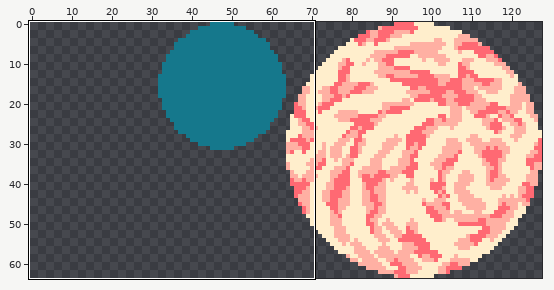
Sprite sheet -- resources/textures/planets.png. The picture above shows the old version from afar; the outline marks the close-up.
Close-up. The starting point:
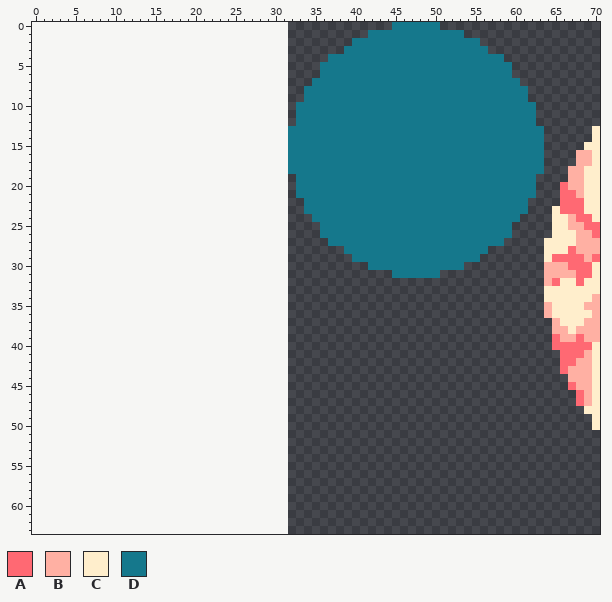
The file is 96x64 pixels. Shown: x 0..70, y 0..63. The old version is drawn lined up with the new one, on the new canvas.
Palette (. is transparent): A #ff6973  B #ffb0a3  C #ffeecc  D #15788c
Pixels before (only the part around the change), first column x 0:
 0 .............................................DDDDDD....................
 1 ..........................................DDDDDDDDDDDD.................
 2 ........................................DDDDDDDDDDDDDDDD...............
 3 .......................................DDDDDDDDDDDDDDDDDD..............
 4 .....................................DDDDDDDDDDDDDDDDDDDDDD............
 5 ....................................DDDDDDDDDDDDDDDDDDDDDDDD...........
 6 ....................................DDDDDDDDDDDDDDDDDDDDDDDD...........
 7 ...................................DDDDDDDDDDDDDDDDDDDDDDDDDD..........
 8 ..................................DDDDDDDDDDDDDDDDDDDDDDDDDDDD.........
 9 ..................................DDDDDDDDDDDDDDDDDDDDDDDDDDDD.........
10 .................................DDDDDDDDDDDDDDDDDDDDDDDDDDDDDD........
11 .................................DDDDDDDDDDDDDDDDDDDDDDDDDDDDDD........
12 .................................DDDDDDDDDDDDDDDDDDDDDDDDDDDDDD........
13 ................................DDDDDDDDDDDDDDDDDDDDDDDDDDDDDDDD......C
14 ................................DDDDDDDDDDDDDDDDDDDDDDDDDDDDDDDD......C
15 ................................DDDDDDDDDDDDDDDDDDDDDDDDDDDDDDDD.....CC
16 ................................DDDDDDDDDDDDDDDDDDDDDDDDDDDDDDDD....BBC
17 ................................DDDDDDDDDDDDDDDDDDDDDDDDDDDDDDDD....BBC
18 ................................DDDDDDDDDDDDDDDDDDDDDDDDDDDDDDDD...BBCC
19 .................................DDDDDDDDDDDDDDDDDDDDDDDDDDDDDD....BBCC
20 .................................DDDDDDDDDDDDDDDDDDDDDDDDDDDDDD...ABBCC
21 .................................DDDDDDDDDDDDDDDDDDDDDDDDDDDDDD...AABCC
22 ..................................DDDDDDDDDDDDDDDDDDDDDDDDDDDD....AAACC
23 ..................................DDDDDDDDDDDDDDDDDDDDDDDDDDDD...CAAACC
24 ...................................DDDDDDDDDDDDDDDDDDDDDDDDDD....CCBAAC
25 ....................................DDDDDDDDDDDDDDDDDDDDDDDD.....CCBBAA
26 ....................................DDDDDDDDDDDDDDDDDDDDDDDD.....CCCBBA
27 .....................................DDDDDDDDDDDDDDDDDDDDDD.....CCCCBBB
28 .......................................DDDDDDDDDDDDDDDDDD.......CCCABBB
29 ........................................DDDDDDDDDDDDDDDD........CAAAABA
30 ..........................................DDDDDDDDDDDD..........BBBAAAC
31 .............................................DDDDDD.............BBBBAAC
32 ................................................................BACCACC
33 ................................................................CCCCCCC
34 ................................................................CCCCCCB
35 ................................................................BCCCCBB
36 ................................................................BCCCCCB
37 .................................................................BCCCBB
38 .................................................................BBCBBB
39 .................................................................ABBABB
40 .................................................................AAAAAC
41 ..................................................................AAABC
42 ..................................................................AABBC
43 ..................................................................ABBBC
44 ...................................................................BBBC
45 ...................................................................ABBC
46 ....................................................................ABC
47 ....................................................................ABC
48 .....................................................................CC
49 ......................................................................C
50 ......................................................................C
51 .......................................................................
52 .......................................................................
53 .......................................................................
54 .......................................................................
55 .......................................................................
56 .......................................................................
57 .......................................................................
58 .......................................................................
59 .......................................................................
60 .......................................................................
61 .......................................................................
62 .......................................................................
63 .......................................................................
The same view after the edit:
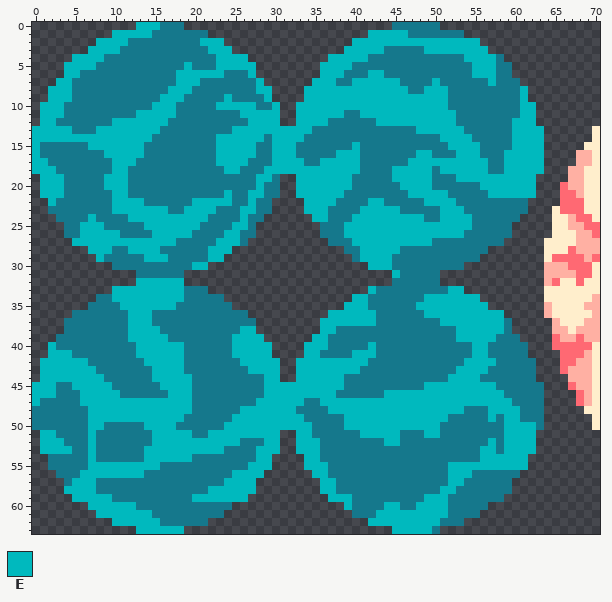
Colours new in this view: E #00b9be
Edits made:
canvas 96x64 -> 128x64, the old top-left corner now at 32,0
Changed rows in their new state; - is an unchanged pixel.
first column x 0:
 0 -------------EEEDDD---------------------------------------------
 1 ----------EEEEEDDDDDDD--------------------EEEEE-----------------
 2 --------EEEEDDDDDDDDDEEE----------------EEEEEEEEEEEEEEEE--------
 3 -------EEEEDDDDDDDDDDDEEE--------------EEEEE-----EEEEEEEE-------
 4 -----EEEEDDDDDDDDDDDDDDEEEE----------EEEEE------------EEEE------
 5 ----EEEEDDDDDDDDDDDEDDDEEEEE--------EEEE---------------EEE------
 6 ----EEDDDDDDDDDDDDEEEEEEDDDE--------EEE---EE-----------EEE------
 7 ---EEDDDDDDDDDDDDDEEEDDDDDDDE------EEE--EEEEEE----E------E------
 8 --EEEDDDDDDDDDDDDEEEDDDDDDDDEE----EEEEEEEEEEEEE--EEE---------E--
 9 --EEEDDDDDDDDDDDEEEDDDDDEDDDDE----EEEEEEEEEEEEEEEEEE---------E--
10 -EEEDDDDDDDDDDDEEEDDDDDEEEEEDDE--EEEEEEEEEEEEEEEEEEE---------EE-
11 -EEEDDDDDDDDDEEEEEDDDDDDDDEEEEE--EEEEEE--EEEEEEEEEEEE--------EE-
12 -EEDDDDDDDEEEEEEEDDDDDDDDDDEEEE--EEEE------EEEEEEEEEE-------EEE-
13 EEEEEDDDEEEEEEEEDDDDDDDDDEEEEEEEEEE-------------EEEEEE------EEEE
14 EEEEEEEEEEEEEEEDDDDDDDDEEEEEEDEEEE-----------------EEEE-----EEEE
15 EDDDDDDEEEEEEEDDDDDDDDDEEEEEDDEEE-------E-----------EEEE----EEEE
16 EDDDDDDDDEEEEEDDDDDDDDDEEEEEDDEEE-----EEE-------EE---EEE---EEEEE
17 EEDDDDDDDDEEEDDDDDDDDDDEEEEDDDEEEE--EEEEE------EEEEEEEEEE--EEEEE
18 EEEDDDDDDDEEDDDDDDDDDDDDEEDDDEEEEEEEEEEEE----EEEEE-EEEEEE--EEEEE
19 -EEEDDDDDEEEDDDDDDDDDDDDDDDDEED--EEEEEEE-----EEEEE---EEEEEEEEEE-
20 -EEEDDDDDEEEDDDDDDDDDDDDDDDDEDD--EEEEEEE------EEEE------EEEEEEE-
21 -EEEDDDDDDEEDDDDDDDDDDDDEDDEEDD--EEEEEE--------EEEEE-----EEEEEE-
22 --EDDDDDDDEEEEDDDDDDEEEEEDDEDD----EEEE----EE-----EEEE-----------
23 --DDDDDDDDEEEEEEEDDEEEEDDDEEDD----EEE----EEEEE-----EEE----------
24 ---DDDDEDDDDEEEEEEEEEEDDDDEDD------EE---EEEEEEEEE--EEEE---------
25 ----DDEEEDDDDDEEEEEEEDDDDEED-----------EEEEEEEEEEEEEEEE---------
26 ----DDEEEEEDDDDEEEEEDDDDEEDD-----------EEEEEEEEEEEEEEE----------
27 -----EEEEEEEEEEEEEDDDDDEEED-------------EEEEEEEEEE--------------
28 -------EEEDDEEEEDDDDDDEEE----------------EEEEE------------------
29 --------EDDDDDEEEDDDDDEE-----------------EEEE-------------------
30 ----------DDDDDDDDDDEE--------------------EEE-------------------
31 -------------DDDDDD--------------------------E------------------
32 -------------EEEEEE--------------------------DDDDDD-------------
33 ----------EEEEEEEEEDDD--------------------EDDDDDDDDDEE----------
34 --------DDEEEEEEEEEDDDDD----------------EEDDDDDDDEEEEEEE--------
35 -------DDDDEEEEEEEDDDDDDD--------------EEEDDDDDDEEEEEEEEE-------
36 -----DDDDDDDEEEDDDDDDDDDDDD----------EEEEEEDDDDDDEEEEEEEEEE-----
37 ----DDDDDDDDEEEDDDDDDDDDDDDD--------EEEEEEEDDDDDDDDEEEEEEEED----
38 ----DDDDDDDDEEEEDDDDDDDDDDEE--------EEDDDDDDDDDDDDDDDEEEEEED----
39 ---DDDDDDDDDEEEEEDDDDDDDDEEEE------EEDDDDDDDDDDDDDDDDEEEEEDDD---
40 --EDDDDDDDDDDEEEEEEDDDDDDEEEEE----EEEDDDDDEDDDDDDDDDDDDEEDDDDD--
41 --EEEDDDDDDDDEEEEEEDDDDDDEEEEE----EEDDDDEEEDDDDDDDDDDDDEEDDDDD--
42 -EEEEEEDDDDDDDEEEEEDDDDDDDEEEEE--EEEEEEEEEDDDDDDDDDDDDEEEEDDDDD-
43 -EEEEEEEDDDDDDDEEEEDDDDDDDDEEEE--EEEEEEEEDDDDDDDDDDDDEEEEDDDDDD-
44 -EEEEEEEEDDDDDDEEEEEDDDDDDDDDEE--EEEEEEDDDDDDDDDDDDDEEEEDDDDDDD-
45 EEEDDEEEEEDDDDDDEEEEDDDDDDDDDEEEEEEEEEEDDDDDDDDDDEEEEEEEEEDDDDDD
46 EEEDDDEEEEEDDDDDDEEEDDDDDDDDDEEEEEEEEEDDDDDDEEEEEEEEEEEEEEEDDDDD
47 EDDDDDEEEEEEEEEEEEEEDDDDDDDDEEEEEEDDEEEEEEEEEEEEEEEEEEEEEEEEDDDD
48 DDDDDDDEEEEEEEEEEEEEDDDDDDEEEEEEEDDDDEEEEEEEEEEEEEEEEEDDDEEEEDDD
49 DDDDDDDEEEEEEEEEEEEDDDDDDEEEEEEEEEDDDDDEEEEEEEEEEEEEDDDDDEDEEDDD
50 DDDDDDDEEDDDDDEEEEDDDDDDEEEEEEEEEEEDDDDEEEEEEEEEEEEDDDDDDDDEEEED
51 -EEDDDDEDDDDDDDEEEEEDDEEEEEEEEE--EEDDDDDDEEEEEDDDEEDDDDDDDDEEEE-
52 -EEEDDDEDDDDDDDEEEEEEEEEEEDDDEE--EEEDDDDDDDDEEDDDDDDDDDDDEDEEEE-
53 -EEEEDDEDDDDDDEEEEEEEEEEDDDDEEE--EEEDDDDDDDDDDDDDDDDDDDDEEDEEEE-
54 --DDDDDEDDDDDDEEEEEEDDDDDDDDEE----EEDDDDDDDDDDDDDDDDDDDDEEEEEE--
55 --DDDDDEEEEEEEEEDDDDDDDDDDDEEE----EEEDDDDDDDDDDDDDDDEEEEEEEEEE--
56 ---DDDEEEEEEEEDDDDDDDDDDDEEEE------EEDDDDDDDDDDDDDDDEEEDDDDDD---
57 ----DEEEDDDDDDDDDDDDDDDDEEEE--------EEDDDDDDDDDDDDDDEEDDDDDD----
58 ----EEEEDDDDDDDDDDDDDDEEEEEE--------EEDDDDDDDDDDDDDEEDDDDDDD----
59 -----EEEEEDDDDDDDDDDEEEEEEE----------EEEDDDDDDDDDEEEDDDDDDD-----
60 -------EEEEEEDDDDDDDDDDDD--------------EDDDDEEDDEEEEDDDDD-------
61 --------EEEEEEEDDDDDDDDD----------------DDDEEEEEEEEEDDDD--------
62 ----------EEEEEEDDDDDD--------------------EEEEEEEEEDDD----------
63 -------------EEEEEE--------------------------EEEEED-------------
